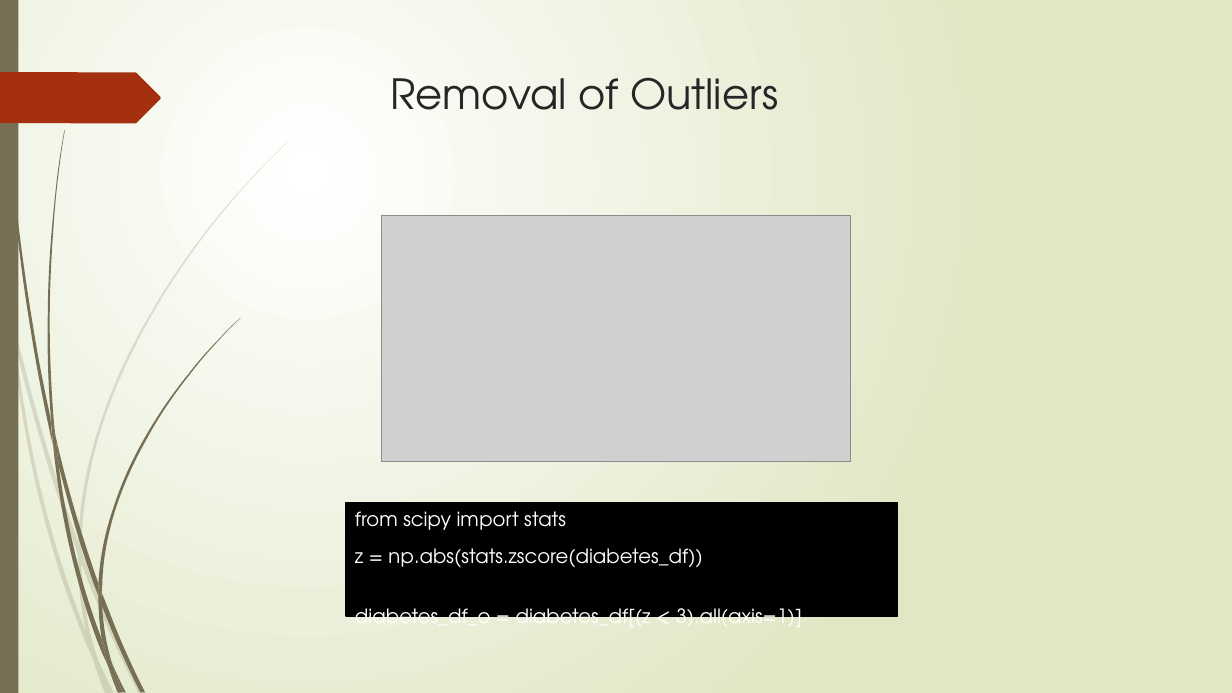
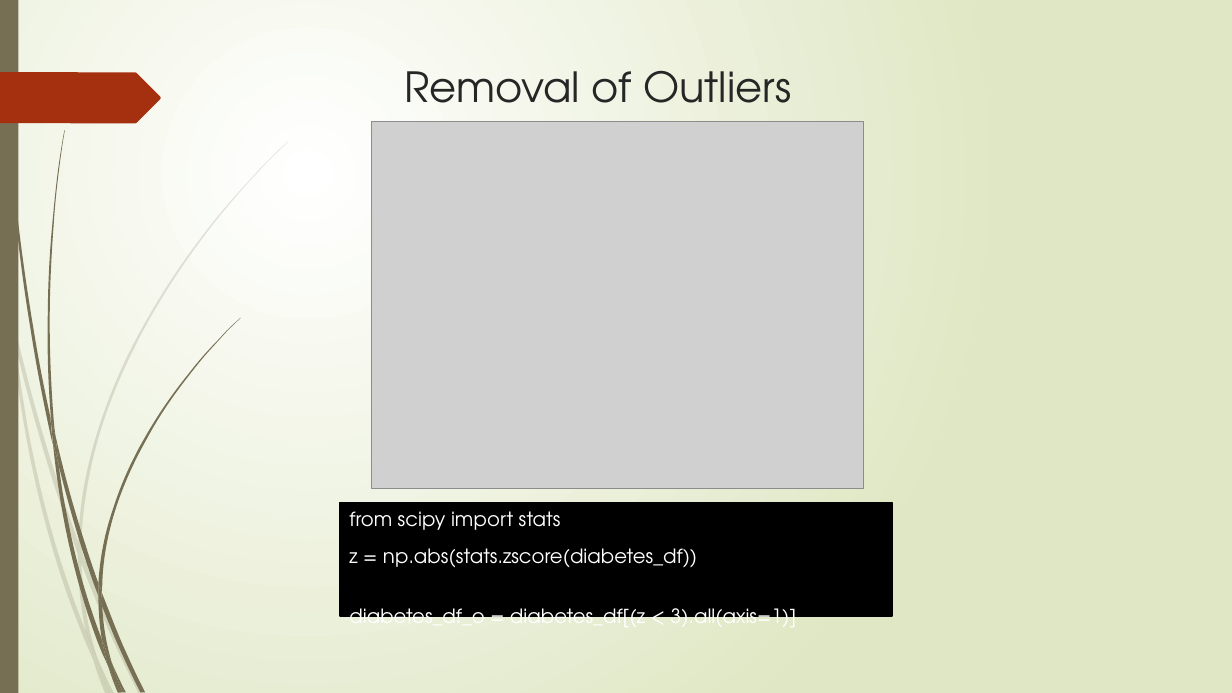
Before and after one commit to MarisaAlves/Project_Diabetes, a slide deck: slide 4 of Diabetes_Presentation.pptx. Drawn at 1232x693 pixels with LibreOffice and Linux fonts; fonts in the diff are those of the drawing; grey boxes stand for pictures. Boxes give left, top, right and bottom in pixels: in the first picture for what was removed or moved away, otherwise in the second. Text is boxed around its words. In the diff, an @@ line names an element or a change of style, - is before the commit and + after.

```diff
--- a/Diabetes_Presentation.pptx
+++ b/Diabetes_Presentation.pptx
@@ title "Removal of Outliers": place and size @@
-title "Removal of Outliers" at box(391, 77, 778, 110)
+title "Removal of Outliers" at box(404, 70, 791, 103)
@@ picture: place and size @@
-picture at box(382, 215, 851, 461)
+picture at box(372, 122, 864, 489)
@@ text "from scipy import stats": place and size @@
-text "from scipy import stats" at box(346, 503, 897, 616)
+text "from scipy import stats" at box(340, 503, 892, 616)
```
Also in this commit, not shown: 1 other slide changed, 1 slide added, 1 slide removed.
